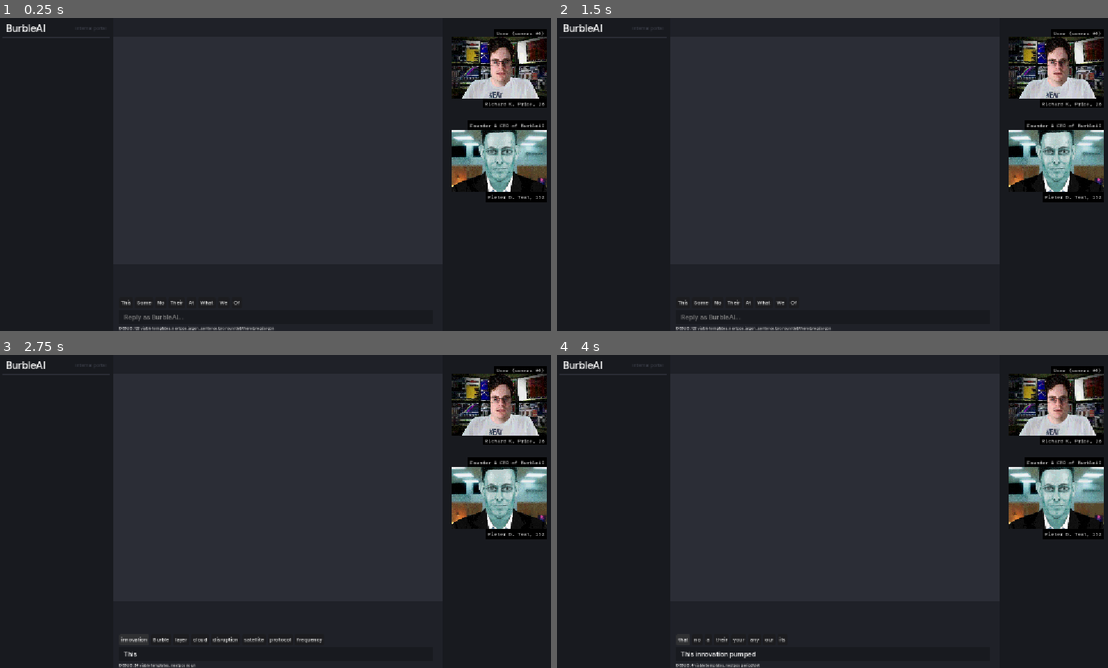
Above: before the commit, frames 1-4 (two rows, left to right).
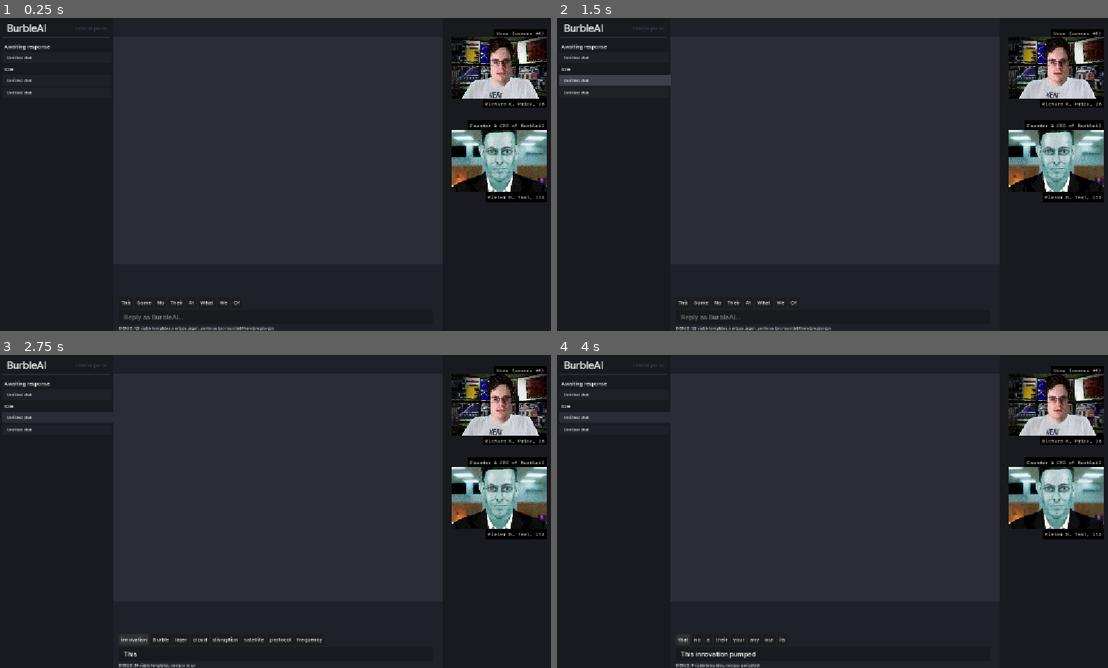
Above: after the commit, the same moments.

Repository: lzzrdwzzrd/conversation-corporation
Game: Godot game, scene res://game.tscn
Two runs of this game, one before a commit and one after it. Both use one fixed random seed, a clock stepped at 60 frames per second and the inputs below.
Inputs (mouse positions are in pixels of both pictures, inside the frame that each line leads up to):
- Up to frame 1 (0.25 s): no input
- Up to frame 2 (1.5 s): click (612, 58) at 0.5 s, where only the run after the commit has a clickable "Untitled chat"; click (612, 80) at 1.25 s, where only the run after the commit has a clickable "Untitled chat"
- Up to frame 3 (2.75 s): click "This" at 2 s
- Up to frame 4 (4 s): click "innovation" at 2.75 s; click "pumped" at 3.5 s

The runs differ from the first frame. In frame 1, 0.3% of the frame differs, in the area x 0-10%, y 2-25%; in frame 2, 1.0%, in the area x 0-21%, y 2-25%; in frame 3, 0.3%; in frame 4, 0.3%.

Commit message:
conflict

Diff:
--- a/assets/Back.tscn
+++ b/assets/Back.tscn
@@ -118,18 +118,18 @@
 label_settings = SubResource("LabelSettings_g4v7s")
 
 [node name="Label4" type="Label" parent="." unique_id=2014921810]
-offset_left = 156.0
+offset_left = 157.0
 offset_top = 14.0
-offset_right = 220.0
+offset_right = 221.0
 offset_bottom = 29.0
 theme_override_fonts/font = SubResource("FontVariation_shvi5")
 text = "Internal portal"
 label_settings = SubResource("LabelSettings_yf5fn")
 
 [node name="Label" type="Label" parent="." unique_id=1749560465]
-offset_left = 12.0
+offset_left = 14.0
 offset_top = 8.0
-offset_right = 95.0
+offset_right = 97.0
 offset_bottom = 35.0
 theme_override_fonts/font = SubResource("FontVariation_axu3h")
 text = "BurbleAI"
--- a/data/characters/scenes/pieter_teal.tscn
+++ b/data/characters/scenes/pieter_teal.tscn
@@ -263,7 +263,7 @@
 tracks/0/interp = 0
 tracks/0/loop_wrap = false
 tracks/0/keys = {
-"times": PackedFloat32Array(0, 0.033333335, 0.06666667, 0.13333334, 0.16666669, 0.3, 0.33333334, 0.4, 0.46666667, 0.56666666, 0.6, 0.6666667),
+"times": PackedFloat32Array(0, 0.06666667, 0.1, 0.13333334, 0.16666669, 0.3, 0.33333334, 0.4, 0.46666667, 0.56666666, 0.6, 0.6666667),
 "transitions": PackedFloat32Array(-2, 1, 1, 1, 1, 1, 1, 1, 0.5, 1, 1, 1),
 "update": 0,
 "values": [Vector2(14.925415, 134.32886), Vector2(13.028623, 158.52072), Vector2(3.7313232, 187.65381), Vector2(-60.256 …(268 unchanged characters)…
@@ -275,7 +275,7 @@
 tracks/1/interp = 0
 tracks/1/loop_wrap = false
 tracks/1/keys = {
-"times": PackedFloat32Array(0, 0.033333335, 0.06666667, 0.13333334, 0.16666669, 0.3, 0.33333334, 0.46666667, 0.56666666, 0.6),
+"times": PackedFloat32Array(0, 0.06666667, 0.1, 0.13333334, 0.16666669, 0.3, 0.33333334, 0.46666667, 0.56666666, 0.6),
 "transitions": PackedFloat32Array(2, 1, 1, 1, 1, 1, 1, 0.5, 1, 1),
 "update": 0,
 "values": [Vector2(0.8, 0.8), Vector2(0.7348239, 0.797171), Vector2(0.5392955, 0.78868407), Vector2(0.42754966, 0.78868 …(187 unchanged characters)…
--- a/data/level.gd
+++ b/data/level.gd
@@ -1,7 +1,10 @@
 class_name Level
 extends Node
 
-@export var chat_name : String = "Untitled Chat"
+@export var chat_name : String = "Untitled chat"
 @export var is_urgent : bool = false
 @export var user : PackedScene
 @export var vocabulary_biases : Array[String] = []
+
+var draft : Array[Dictionary] = []
+var options : Array[Dictionary] = []
--- a/data/message.gd
+++ b/data/message.gd
@@ -1,4 +1,4 @@
 extends Node
 
-@export var is_from_user : bool = false
+@export var is_from_player : bool = false
 @export var text_content : String
--- a/game.tscn
+++ b/game.tscn
@@ -48,8 +48,78 @@
 Label/styles/normal = SubResource("StyleBoxFlat_51tvd")
 
 [sub_resource type="StyleBoxFlat" id="StyleBoxFlat_eow3j"]
+content_margin_left = 4.0
+content_margin_top = 50.0
+content_margin_right = 4.0
 bg_color = Color(0.09411765, 0.101960786, 0.12156863, 1)
 draw_center = false
+
+[sub_resource type="FontVariation" id="FontVariation_j5wjh"]
+base_font = ExtResource("1_7jktm")
+variation_opentype = {
+1196572996: 0,
+1380929092: 0,
+1869640570: 12,
+1936486004: 0,
+2003072104: 80,
+2003265652: 400
+}
+
+[sub_resource type="StyleBoxFlat" id="StyleBoxFlat_hve3p"]
+content_margin_left = 10.0
+content_margin_top = 5.0
+content_margin_right = 10.0
+content_margin_bottom = 5.0
+bg_color = Color(0.16862746, 0.1764706, 0.21176471, 1)
+corner_radius_top_left = 3
+corner_radius_top_right = 3
+corner_radius_bottom_right = 3
+corner_radius_bottom_left = 3
+
+[sub_resource type="StyleBoxFlat" id="StyleBoxFlat_mfdv2"]
+content_margin_left = 10.0
+content_margin_top = 5.0
+content_margin_right = 10.0
+content_margin_bottom = 5.0
+bg_color = Color(0.24266928, 0.25294754, 0.29873255, 1)
+corner_radius_top_left = 3
+corner_radius_bottom_left = 3
+expand_margin_right = 5.0
+
+[sub_resource type="StyleBoxFlat" id="StyleBoxFlat_j5wjh"]
+content_margin_left = 10.0
+content_margin_top = 5.0
+content_margin_right = 10.0
+content_margin_bottom = 5.0
+bg_color = Color(0.12156863, 0.12941177, 0.15686275, 1)
+corner_radius_top_left = 3
+corner_radius_top_right = 3
+corner_radius_bottom_right = 3
+corner_radius_bottom_left = 3
+
+[sub_resource type="StyleBoxFlat" id="StyleBoxFlat_vef74"]
+content_margin_left = 10.0
+content_margin_top = 5.0
+content_margin_right = 10.0
+content_margin_bottom = 5.0
+bg_color = Color(0.16862746, 0.1764706, 0.21176471, 1)
+corner_radius_top_left = 3
+corner_radius_bottom_left = 3
+expand_margin_right = 5.0
+
+[sub_resource type="StyleBoxEmpty" id="StyleBoxEmpty_j5wjh"]
+content_margin_left = 5.0
+content_margin_top = 2.0
+
+[sub_resource type="Theme" id="Theme_j5wjh"]
+default_font_size = 9
+Button/fonts/font = SubResource("FontVariation_j5wjh")
+Button/styles/hover = SubResource("StyleBoxFlat_hve3p")
+Button/styles/hover_pressed = SubResource("StyleBoxFlat_mfdv2")
+Button/styles/normal = SubResource("StyleBoxFlat_j5wjh")
+Button/styles/pressed = SubResource("StyleBoxFlat_vef74")
+Label/font_sizes/font_size = 11
+Label/styles/normal = SubResource("StyleBoxEmpty_j5wjh")
 
 [sub_resource type="StyleBoxEmpty" id="StyleBoxEmpty_51tvd"]
 
@@ -175,6 +245,58 @@
 layout_mode = 2
 theme_override_styles/panel = SubResource("StyleBoxFlat_eow3j")
 
+[node name="Levels" type="VBoxContainer" parent="HBoxContainer/ChatDrawer" unique_id=1637783851]
+layout_mode = 2
+theme = SubResource("Theme_j5wjh")
+theme_override_constants/separation = 4
+
+[node name="ButtonTemplate" type="Button" parent="HBoxContainer/ChatDrawer/Levels" unique_id=561149323]
+visible = false
+layout_mode = 2
+toggle_mode = true
+text = "Untitled chat"
+alignment = 0
+text_overrun_behavior = 5
+clip_text = true
+
+[node name="Separator" type="Label" parent="HBoxContainer/ChatDrawer/Levels" unique_id=281592190]
+layout_mode = 2
+text = "Awaiting response"
+
+[node name="AwaitingResponse" type="VBoxContainer" parent="HBoxContainer/ChatDrawer/Levels" unique_id=64439828]
+layout_mode = 2
+theme_override_constants/separation = 4
+
+[node name="Button3" type="Button" parent="HBoxContainer/ChatDrawer/Levels/AwaitingResponse" unique_id=1663459971]
+layout_mode = 2
+text = "Untitled chat"
+alignment = 0
+text_overrun_behavior = 5
+clip_text = true
+
+[node name="Separator2" type="Label" parent="HBoxContainer/ChatDrawer/Levels" unique_id=46499927]
+layout_mode = 2
+text = "Idle"
+
+[node name="Idle" type="VBoxContainer" parent="HBoxContainer/ChatDrawer/Levels" unique_id=819799977]
+layout_mode = 2
+theme_override_constants/separation = 4
+
+[node name="Button2" type="Button" parent="HBoxContainer/ChatDrawer/Levels/Idle" unique_id=565987315]
+layout_mode = 2
+toggle_mode = true
+text = "Untitled chat"
+alignment = 0
+text_overrun_behavior = 5
+clip_text = true
+
+[node name="Button3" type="Button" parent="HBoxContainer/ChatDrawer/Levels/Idle" unique_id=333416056]
+layout_mode = 2
+text = "Untitled chat"
+alignment = 0
+text_overrun_behavior = 5
+clip_text = true
+
 [node name="MainChatArea" type="PanelContainer" parent="HBoxContainer" unique_id=343520999]
 custom_minimum_size = Vector2(650, 0)
 layout_mode = 2
@@ -194,12 +316,12 @@
 theme_override_styles/panel = SubResource("StyleBoxFlat_4gu8e")
 
 [node name="TextInput" type="RichTextLabel" parent="HBoxContainer/MainChatArea/VBoxContainer/PanelContainer" unique_id=994780454]
+custom_maximum_size = Vector2(-1, 72)
 layout_mode = 2
 theme_override_font_sizes/normal_font_size = 14
 bbcode_enabled = true
 text = "[color=#808080]Reply as BurbleAI...[/color]"
 fit_content = true
-scroll_active = false
 scroll_following = true
 meta_underlined = false
 
--- a/scripts/game.gd
+++ b/scripts/game.gd
@@ -5,12 +5,16 @@
 @onready var text_input: RichTextLabel = $HBoxContainer/MainChatArea/VBoxContainer/PanelContainer/TextInput
 @onready var option_buttons: HFlowContainer = $HBoxContainer/MainChatArea/VBoxContainer/Buttons
 @onready var qs_buffer_clear_timer: Timer = $QsBufferClearTimer
+@onready var pending_chats: VBoxContainer = $HBoxContainer/ChatDrawer/Levels/AwaitingResponse # if !level.get_child(-1).is_from_player
+@onready var idle_chats: VBoxContainer = $HBoxContainer/ChatDrawer/Levels/Idle
+@onready var button_template: Button = $HBoxContainer/ChatDrawer/Levels/ButtonTemplate
+@onready var levels: Node = $Levels
 
 var current_message : Array[Dictionary] = [
 	{ word = "", pos = "start", tags = [], flags = {} }
 ]
 var context_start := 1
-
+var active_level : Node
 var current_options : Array[Dictionary] = []
 var quick_select_buffer : String
 var backspaces_available := 3
